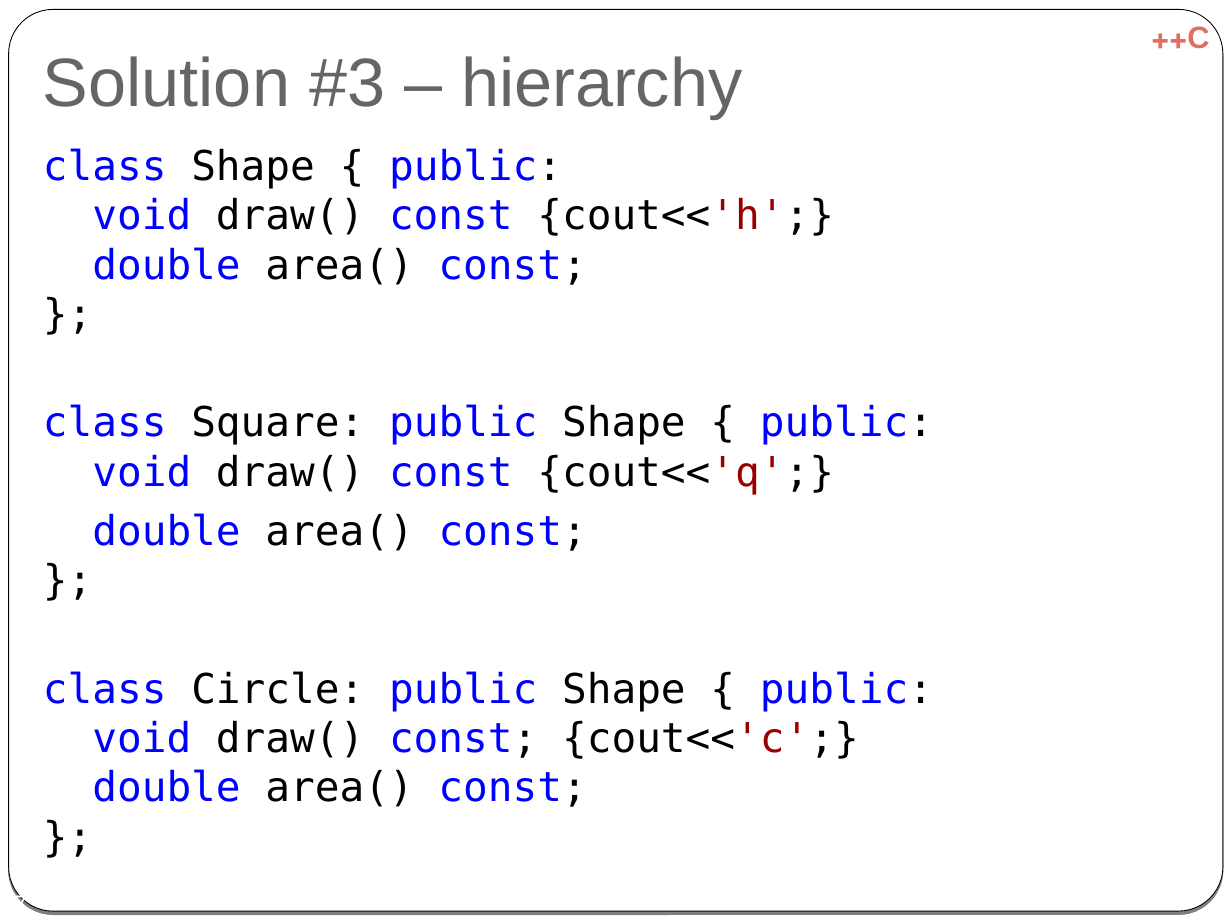
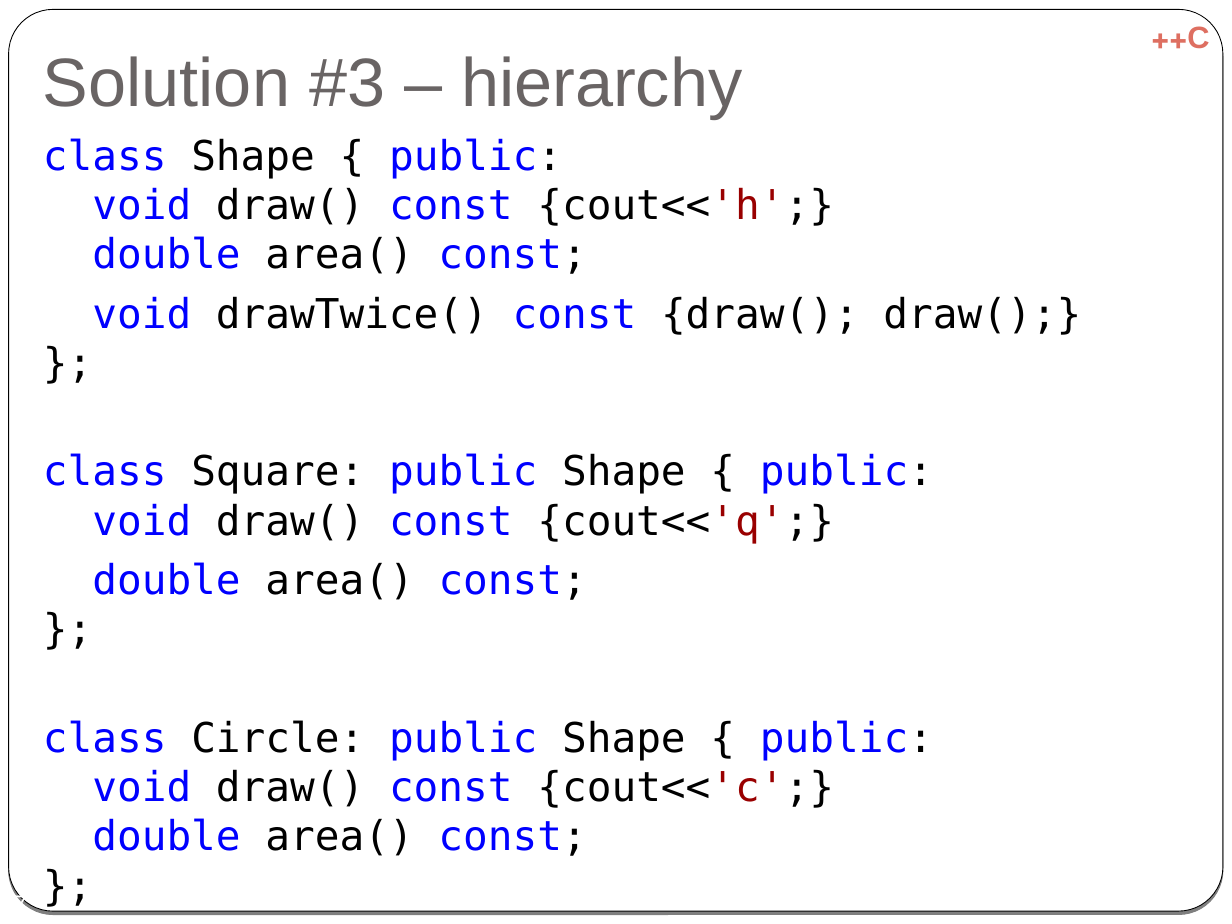
Before and after one commit to cpp-at-ariel/cpp-5778, a slide deck: slide 7 of week06-inheritance/slides-override-virtual.odp. Drawn at 1232x924 pixels with LibreOffice and Linux fonts; fonts in the diff are those of the drawing. Boxes give left, top, right and bottom in pixels: in the first picture for what was removed or moved away, otherwise in the second. Text is boxed around its words. In the diff, an @@ line names an element or a change of style, - is before the commit and + after.

```diff
--- a/week06-inheritance/slides-override-virtual.odp
+++ b/week06-inheritance/slides-override-virtual.odp
@@ text "class Shape { public: void ...": place and size @@
-text "class Shape { public: void ..." at bbox=[43, 148, 933, 807]
+text "class Shape { public: void ..." at bbox=[43, 138, 1081, 856]
@@ text at bbox=[43, 138, 1081, 335]: text changed; text colour #0000FF to #000000 @@
-class Shape { public:
-void draw() const {cout<<'h';}
-double area() const;
-};
+class Shape { public:
+void draw() const {cout<<'h';}
+double area() const;
+void drawTwice() const {draw(); draw();}
+};
@@ text at bbox=[43, 720, 933, 856]: text changed @@
-class Circle: public Shape { public:
-void draw() const; {cout<<'c';}
-double area() const;
-};
+class Circle: public Shape { public:
+void draw() const {cout<<'c';}
+double area() const;
+};
```
Also in this commit, not shown: 2 other slides changed, 8 other files.
